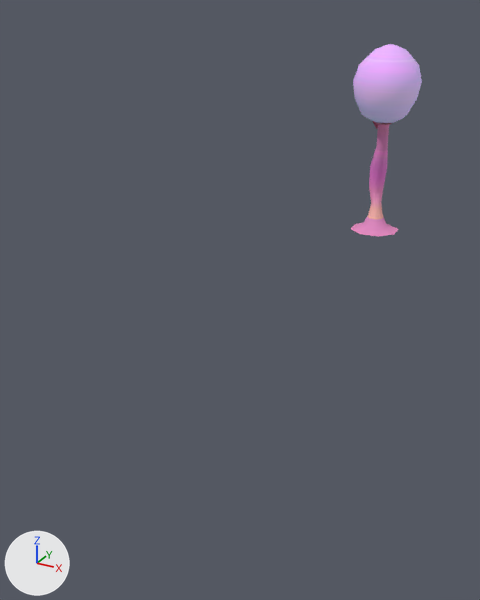
What one commit did to the FBX model Assets/Core/3DModels/Fungi Planet/Mushrooms/Seta Mediana M/media_seta01.fbx.
Rendered twice from a camera (50 mm lens) standing at (28.9, -37.4, 42.6) and looking at (-11.9, 36.6, 5.6). The lights are fixed; the arrows at lower left show +X, +Y and +Z.

The first picture shows 'SetaM01'.
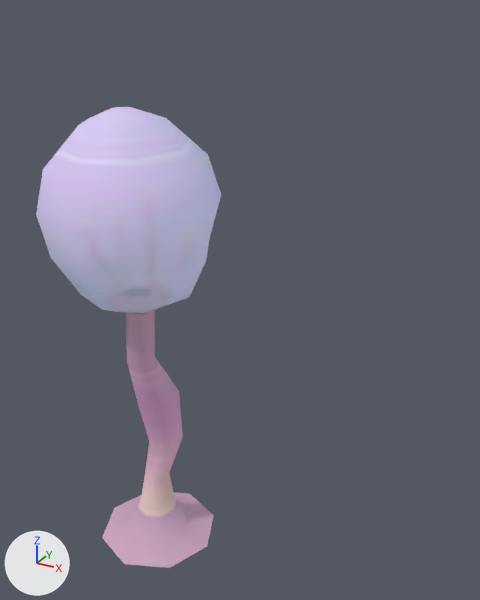
The change, as a list of edits to the scene's bpy script:
```text
Change img_ct_pallete01_png:
    img_ct_pallete01_png: load_image('CT_Pallete01.png', '_unpacked/CT_Pallete01.png', 789, 789, 'sRGB') -> load_image('CT_Pallete01.png', '../../../../Textures/CT_Pallete01.png', 789, 789, 'Non-Color')
Change mat_base_material_inverted_001:
    add n4 = _N.new('ShaderNodeTexImage'); n4.name = 'Image Texture.002'
    add n4.image = img_ct_pallete01_png
    where n2 = _N.new('ShaderNodeTexImage'); n2.name = 'Image Texture'
    where n0 = _N.new('ShaderNodeBsdfPrincipled'); n0.name = 'Principled BSDF'
    remove _L.new(n2.outputs[1], n0.inputs[4])  # 'Alpha' to 'Alpha'
    add _L.new(n4.outputs[0], n0.inputs[4])  # 'Color' to 'Alpha'
Add mat_base_material_006:
    mat_base_material_006 = bpy.data.materials.new('Base_Material.006')
    # uses the picture img_ct_pallete01_png
Change me_cylinder_064:
    where me_cylinder_064.from_pydata(...)  # 312 vertices, 301 faces; spans x -2.8..2.8, y -3.2..2.5, z 0.0..15.7
    used by ob_setam01; location = (-11.4, 94.8, -0.2); rotation_euler = (0.0, 0.0, 0.471), in degrees (0, 0, 27); scale = (2.32, 2.32, 2.32)
    me_cylinder_064 part 1: all 248 faces that had it switch from mat_base_material_001 (picture img_ct_pallete01_png) to mat_base_material_006
Change ob_setam01:
    ob_setam01.rotation_euler: (0.0, 0.0, 0.471) -> (0.0, 0.0, 0.0)  # degrees (0, 0, 27) -> degrees (0, 0, 0)
    ob_setam01.location: (-11.4, 94.8, -0.2) -> (0.0, 0.0, 0.0)
```

What differs and where, as boxes (x1, y1, x2, y2) in the pictures (480 x 600 px):
'SetaM01', surface changed, recoloured, moved, turned
    before: (351, 44, 422, 236)
    after: (36, 107, 221, 568)
part 1 of me_cylinder_064, recoloured
    before: (351, 121, 398, 236)
    after: (102, 306, 214, 568)
